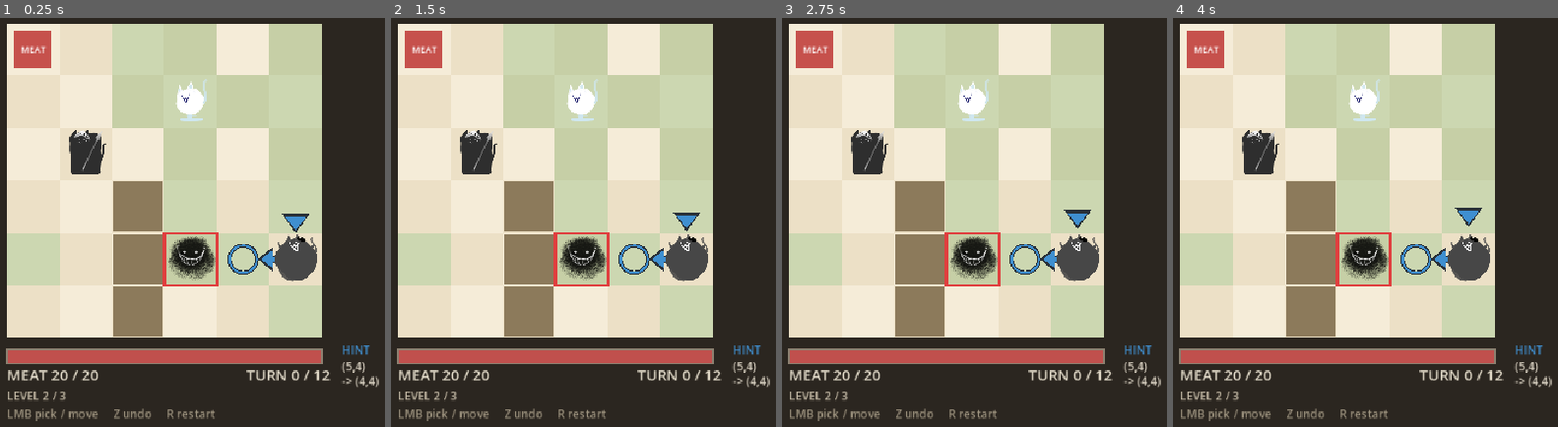
Above: before the commit, frames 1-4 (left to right).
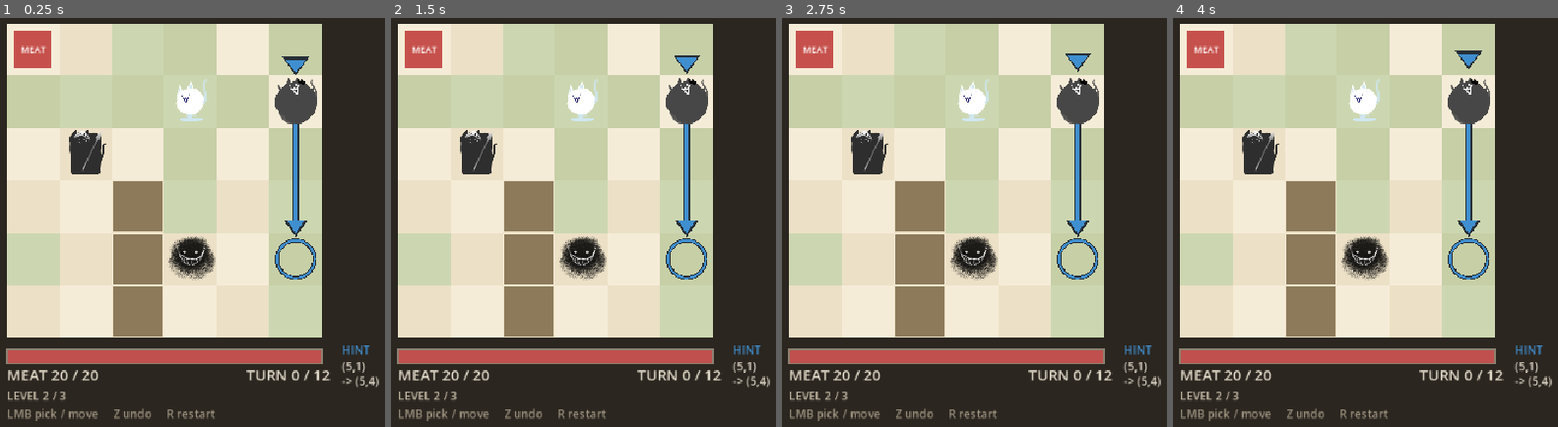
Above: after the commit, the same moments.

Repository: HoollowBW/CatCatcher
Game: Godot game, scene res://CatCatcherMAIN/Levels/level_02.tscn
Same seed, same stepped clock (60 frames per second), same inputs: the game is played once before the commit and once after it. This scene is started directly instead of the project's main scene.
Inputs (mouse positions are in pixels of both pictures, inside the frame that each line leads up to):
- Up to frame 1 (0.25 s): no input
- Up to frame 2 (1.5 s): tap Enter at 0.5 s; move the mouse to (729, 189) at 0.52 s; tap Z at 0.6 s; click (729, 189) at 0.67 s; tap Space at 0.77, 1.25 s; move the mouse to (398, 234) at 1.27 s; tap R at 1.35 s; click (398, 234) at 1.42 s
- Up to frame 3 (2.75 s): tap Space at 1.52 s; move the mouse to (1024, 116) at 2.02 s; tap Z at 2.1 s; click (1024, 116) at 2.17 s
- Up to frame 4 (4 s): move the mouse to (1296, 300) at 2.77 s; tap R at 2.85 s; click (1296, 300) at 2.92 s; tap Space at 3.02, 3.77 s; move the mouse to (outside the picture) at 3.52 s; tap Z at 3.6 s; click (outside the picture) at 3.67 s

The runs differ from the first frame. In frame 1, 11% of the frame differs, in the area x 1-95%, y 9-90%; in frame 2, 11%; in frame 3, 11%; in frame 4, 11%, in the area x 1-95%, y 7-90%.

Commit message:
retune level 2: rook starts off the winning line, back to a 2-step solve

Diff:
--- a/CatCatcherMAIN/Levels/level_02.tscn
+++ b/CatCatcherMAIN/Levels/level_02.tscn
@@ -15,7 +15,7 @@
 max_turns = 12
 
 [node name="CatRook" parent="." instance=ExtResource("2_rook")]
-position = Vector2(640, 328)
+position = Vector2(640, 136)
 
 [node name="CatHorse" parent="." instance=ExtResource("3_horse")]
 position = Vector2(384, 200)
